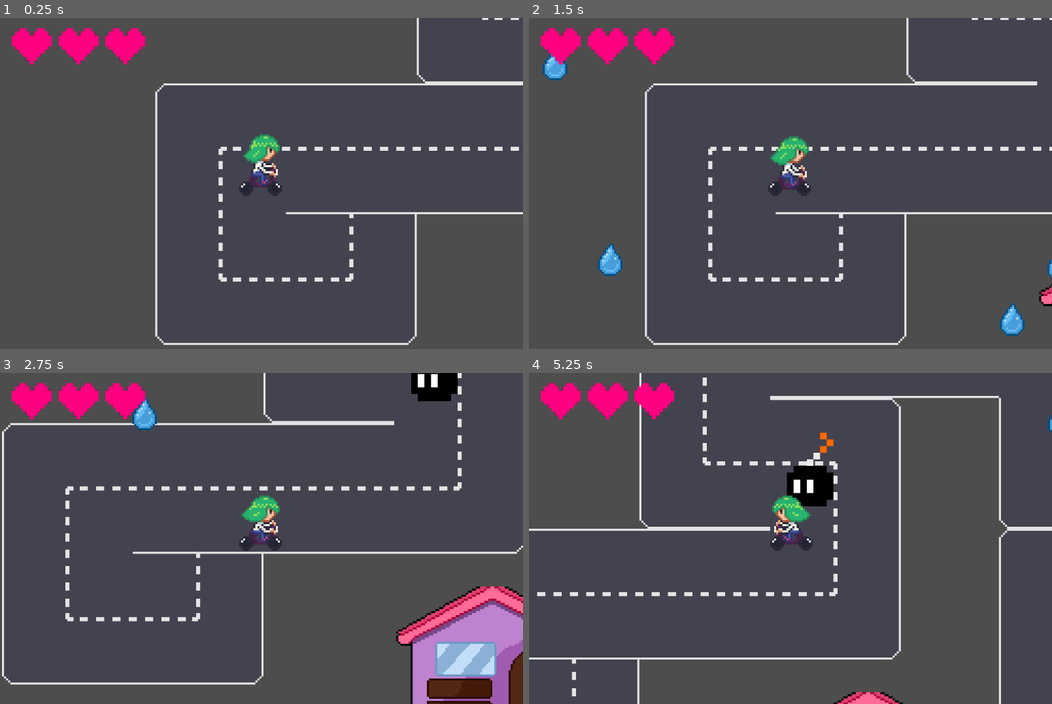
Above: before the commit, frames 1-4 (two rows, left to right).
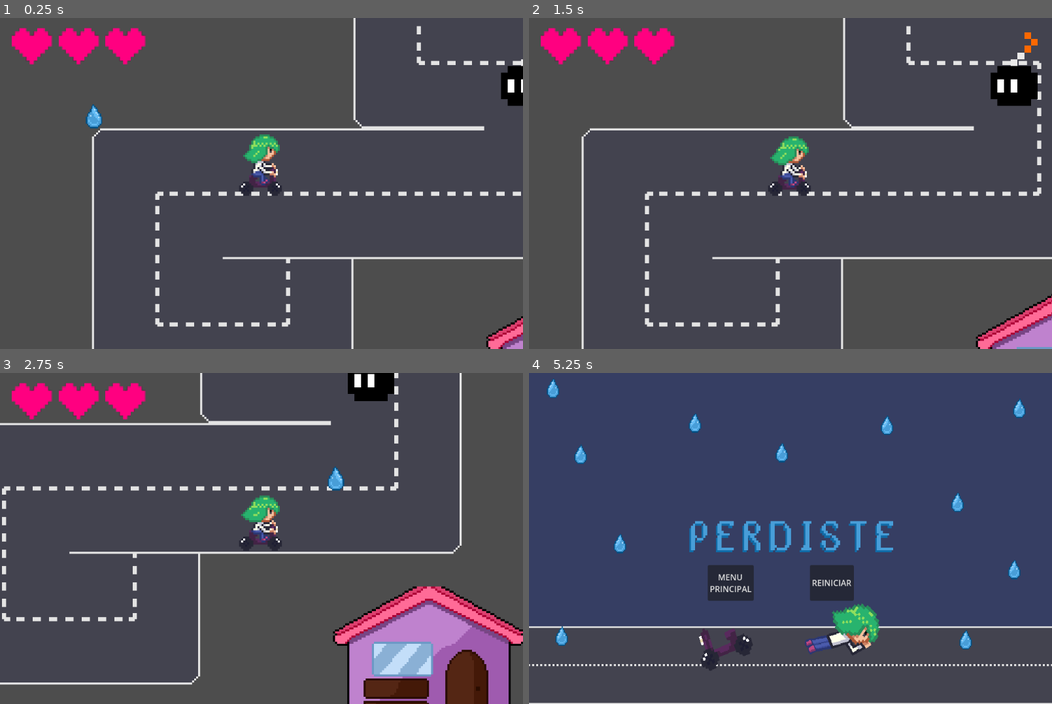
Above: after the commit, the same moments.

Repository: MarGon-Game/rain-rider
Game: Godot game, scene res://nivel_2.tscn
Same seed, same stepped clock (60 frames per second), same inputs: the game is played once before the commit and once after it. This scene is started directly instead of the project's main scene.
Inputs:
- Up to frame 1 (0.25 s): no input
- Up to frame 2 (1.5 s): click "<" at 0.5 s; hold Right (RIGHT) from 1.28 s (still down)
- Up to frame 3 (2.75 s): release Right (RIGHT) at 2.03 s; hold Down (DOWN) from 2.03 s (still down)
- Up to frame 4 (5.25 s): release Down (DOWN) at 2.78 s; hold Right (RIGHT) 2.78-3.53 s; hold Up (UP) 3.53-4.28 s; hold Left (LEFT) from 4.28 s (still down)

The runs differ from the first frame. In frame 1, 6.4% of the frame differs, in the area x 16-100%, y 0-100%; in frame 2, 9.1%; in frame 3, 15%; in frame 4, 15%, in the area x 0-100%, y 0-100%.

Commit message:
Lluvia y Replay

Diff:
--- a/rain-rider/RainSpawner.gd
+++ b/rain-rider/RainSpawner.gd
@@ -3,7 +3,7 @@
 
 @export var area_2d : Area2D = null
 @export var collision_shape : CollisionShape2D = null
-@export var frequency_spawn : float = 0.05
+@export var frequency_spawn : float = 0.1
 var lastSpawn : float = 0.0
 var enemy_scene = preload("res://gota_lluvia.tscn")
 var spawn_area_shape
--- a/rain-rider/nivel_1.tscn
+++ b/rain-rider/nivel_1.tscn
@@ -436,8 +436,8 @@
 flat = true
 
 [node name="Spawner" type="Node2D" parent="player" node_paths=PackedStringArray("area_2d", "collision_shape")]
-position = Vector2(1, -3)
-scale = Vector2(-0.423738, 0.849652)
+position = Vector2(2, 9)
+scale = Vector2(-0.678359, 0.734464)
 script = ExtResource("13_1t0n7")
 area_2d = NodePath("Area2D")
 collision_shape = NodePath("Area2D/CollisionShape2D")
--- a/rain-rider/nivel_2.tscn
+++ b/rain-rider/nivel_2.tscn
@@ -1,10 +1,9 @@
-[gd_scene load_steps=19 format=4 uid="uid://kx1t2txndqb8"]
+[gd_scene load_steps=20 format=4 uid="uid://kx1t2txndqb8"]
 
 [ext_resource type="Texture2D" uid="uid://ds0aq1o4wgf4p" path="res://asstes/tileset limite.png" id="1_1g353"]
 [ext_resource type="PackedScene" uid="uid://dlckd617chqdo" path="res://player.tscn" id="2_p4qdr"]
 [ext_resource type="Texture2D" uid="uid://bbqyxgvci0k1n" path="res://asstes/5.png" id="3_5uoxw"]
 [ext_resource type="Script" uid="uid://bt5piy1u470ts" path="res://camera_2d.gd" id="3_lj8fh"]
-[ext_resource type="PackedScene" uid="uid://b5y6qbnwcwt5w" path="res://prototipo.tscn" id="4_tnojt"]
 [ext_resource type="Script" uid="uid://c4y2stomhbby2" path="res://bomba.gd" id="5_3ux85"]
 [ext_resource type="Texture2D" uid="uid://d5e1bpsmiwk3" path="res://asstes/bomba.png" id="6_ug47r"]
 [ext_resource type="AudioStream" uid="uid://7t4rewih34sk" path="res://asstes/bomba-explosion.ogg" id="7_pnk7n"]
@@ -14,6 +13,7 @@
 [ext_resource type="AudioStream" uid="uid://l5bucwgelmkj" path="res://asstes/Burbujas.wav" id="11_1vpmn"]
 [ext_resource type="Script" uid="uid://c2tjtswe8e78x" path="res://corazones.gd" id="12_5uoxw"]
 [ext_resource type="Texture2D" uid="uid://j6s1y1s1fibq" path="res://asstes/heart3.png" id="13_t0by4"]
+[ext_resource type="Script" uid="uid://b1qskfaxtld1o" path="res://RainSpawner.gd" id="14_5uoxw"]
 
 [sub_resource type="TileSetAtlasSource" id="TileSetAtlasSource_1g353"]
 texture = ExtResource("1_1g353")
@@ -326,6 +326,9 @@
 [sub_resource type="RectangleShape2D" id="RectangleShape2D_0p6vv"]
 size = Vector2(63, 20)
 
+[sub_resource type="RectangleShape2D" id="RectangleShape2D_5uoxw"]
+size = Vector2(1028, 226)
+
 [node name="nivel 2" type="Node2D"]
 
 [node name="Burbujas" type="AudioStreamPlayer" parent="."]
@@ -975,8 +978,20 @@
 scale = Vector2(1.01459, 0.982609)
 stream = ExtResource("8_1vpmn")
 
+[node name="Meta2" type="Area2D" parent="."]
+position = Vector2(2157, 470)
+script = ExtResource("9_pnk7n")
+
+[node name="Sprite2D" type="Sprite2D" parent="Meta2"]
+scale = Vector2(1.8, 1.8)
+texture = ExtResource("10_1vpmn")
+
+[node name="CollisionShape2D" type="CollisionShape2D" parent="Meta2"]
+position = Vector2(19, 16)
+shape = SubResource("RectangleShape2D_0p6vv")
+
 [node name="player" parent="." groups=["jugador"] instance=ExtResource("2_p4qdr")]
-position = Vector2(-12, 536)
+position = Vector2(19, 514)
 
 [node name="Camera2D" type="Camera2D" parent="player"]
 position = Vector2(0, 9)
@@ -992,20 +1007,19 @@
 text = "<"
 flat = true
 
-[node name="Prototipo" parent="player" instance=ExtResource("4_tnojt")]
-position = Vector2(-408, -246)
-
-[node name="Meta2" type="Area2D" parent="."]
-position = Vector2(2157, 470)
-script = ExtResource("9_pnk7n")
-
-[node name="Sprite2D" type="Sprite2D" parent="Meta2"]
-scale = Vector2(1.8, 1.8)
-texture = ExtResource("10_1vpmn")
-
-[node name="CollisionShape2D" type="CollisionShape2D" parent="Meta2"]
-position = Vector2(19, 16)
-shape = SubResource("RectangleShape2D_0p6vv")
+[node name="Spawner" type="Node2D" parent="player" node_paths=PackedStringArray("area_2d", "collision_shape")]
+position = Vector2(2, 9)
+scale = Vector2(-0.678359, 0.734464)
+script = ExtResource("14_5uoxw")
+area_2d = NodePath("Area2D")
+collision_shape = NodePath("Area2D/CollisionShape2D")
+metadata/_custom_type_script = "uid://b1qskfaxtld1o"
+
+[node name="Area2D" type="Area2D" parent="player/Spawner"]
+
+[node name="CollisionShape2D" type="CollisionShape2D" parent="player/Spawner/Area2D"]
+position = Vector2(-3, 0)
+shape = SubResource("RectangleShape2D_5uoxw")
 
 [connection signal="body_entered" from="Bomba/Area2D" to="Bomba" method="_on_area_2d_body_entered"]
 [connection signal="body_entered" from="Bomba/Area2D2" to="Bomba" method="_on_area_2d_2_body_entered"]
--- a/rain-rider/nivel_3.tscn
+++ b/rain-rider/nivel_3.tscn
@@ -6,7 +6,6 @@
 [ext_resource type="PackedScene" uid="uid://dlckd617chqdo" path="res://player.tscn" id="2_foow7"]
 [ext_resource type="Script" uid="uid://bt5piy1u470ts" path="res://camera_2d.gd" id="3_ol0td"]
 [ext_resource type="Texture2D" uid="uid://bbqyxgvci0k1n" path="res://asstes/5.png" id="3_turtx"]
-[ext_resource type="PackedScene" uid="uid://b5y6qbnwcwt5w" path="res://prototipo.tscn" id="4_ai75a"]
 [ext_resource type="AudioStream" uid="uid://l5bucwgelmkj" path="res://asstes/Burbujas.wav" id="5_ol0td"]
 [ext_resource type="Script" uid="uid://c4y2stomhbby2" path="res://bomba.gd" id="9_n5rgw"]
 [ext_resource type="Texture2D" uid="uid://d5e1bpsmiwk3" path="res://asstes/bomba.png" id="10_npgcc"]
@@ -20,6 +19,7 @@
 [ext_resource type="AudioStream" uid="uid://d322ao6j4c3ay" path="res://asstes/claxon.wav" id="16_a80t8"]
 [ext_resource type="Script" uid="uid://dtvsryvvfdmmu" path="res://meta_3.gd" id="17_qo1h4"]
 [ext_resource type="Texture2D" uid="uid://h5mvf3yy3ugi" path="res://asstes/bandera 1.png" id="18_max0h"]
+[ext_resource type="Script" uid="uid://b1qskfaxtld1o" path="res://RainSpawner.gd" id="20_lswos"]
 
 [sub_resource type="TileSetAtlasSource" id="TileSetAtlasSource_iukwk"]
 texture = ExtResource("1_lmouq")
@@ -347,6 +347,9 @@
 [sub_resource type="CircleShape2D" id="CircleShape2D_se2gf"]
 radius = 16.0312
 
+[sub_resource type="RectangleShape2D" id="RectangleShape2D_8mbv8"]
+size = Vector2(1028, 226)
+
 [node name="nivel 3" type="Node2D"]
 
 [node name="Burbujas" type="AudioStreamPlayer" parent="."]
@@ -400,7 +403,6 @@
 [node name="cocheHorizontal" type="CharacterBody2D" parent="circuito1/Path2D/PathFollow2D_2"]
 position = Vector2(-0.00012207, 6.10352e-05)
 rotation = 0.0240748
-scale = Vector2(1, 1)
 script = ExtResource("13_lswos")
 
 [node name="Sprite2D" type="Sprite2D" parent="circuito1/Path2D/PathFollow2D_2/cocheHorizontal"]
@@ -1309,7 +1311,7 @@
 stream = ExtResource("16_a80t8")
 
 [node name="player" parent="." groups=["jugador"] instance=ExtResource("2_foow7")]
-position = Vector2(31, 1133)
+position = Vector2(31, 1132)
 
 [node name="Camera2D" type="Camera2D" parent="player"]
 position = Vector2(0, 9)
@@ -1325,8 +1327,19 @@
 text = "<"
 flat = true
 
-[node name="Prototipo" parent="player" instance=ExtResource("4_ai75a")]
-position = Vector2(-408, -246)
+[node name="Spawner" type="Node2D" parent="player" node_paths=PackedStringArray("area_2d", "collision_shape")]
+position = Vector2(2, 9)
+scale = Vector2(-0.678359, 0.734464)
+script = ExtResource("20_lswos")
+area_2d = NodePath("Area2D")
+collision_shape = NodePath("Area2D/CollisionShape2D")
+metadata/_custom_type_script = "uid://b1qskfaxtld1o"
+
+[node name="Area2D" type="Area2D" parent="player/Spawner"]
+
+[node name="CollisionShape2D" type="CollisionShape2D" parent="player/Spawner/Area2D"]
+position = Vector2(-3, 0)
+shape = SubResource("RectangleShape2D_8mbv8")
 
 [connection signal="body_entered" from="circuito1/Path2D/PathFollow2D_2/cocheHorizontal/Area2D" to="circuito1/Path2D/PathFollow2D_2/cocheHorizontal" method="_on_area_2d_body_entered"]
 [connection signal="body_entered" from="circuito1/Path2D/PathFollow2D_2/cocheHorizontal/Area2D2" to="circuito1/Path2D/PathFollow2D_2/cocheHorizontal" method="_on_area_2d_2_body_entered"]
--- a/rain-rider/perdiste.gd
+++ b/rain-rider/perdiste.gd
@@ -19,8 +19,5 @@
 		get_tree().change_scene_to_file(main_menu_path)
 	pass # Replace with function body.
 
-
 func _on_replay_pressed() -> void:
-	if main_game_path.is_empty() == false:
-		get_tree().change_scene_to_file(main_game_path)
-	pass # Replace with function body.
+	get_tree().change_scene_to_file("res://nivel_1.tscn")
--- a/rain-rider/perdiste.tscn
+++ b/rain-rider/perdiste.tscn
@@ -34,7 +34,7 @@
 
 [node name="replay" type="Button" parent="HBoxContainer"]
 layout_mode = 2
-text = "REPLAY"
+text = "REINICIAR"
 
 [node name="MusicaPerdiste" type="AudioStreamPlayer" parent="."]
 stream = ExtResource("3_d53tk")
Not shown: 1 places in rain-rider/nivel_2.tscn that only renumber resources
Not shown: 1 places in rain-rider/nivel_3.tscn that only renumber resources
